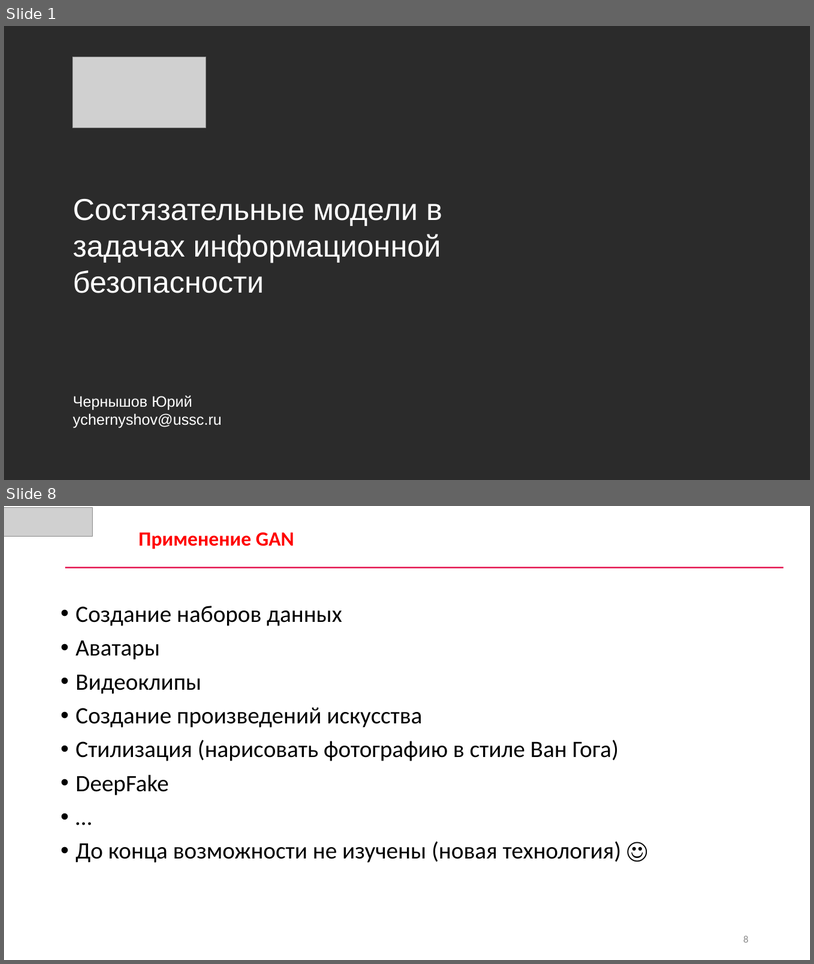
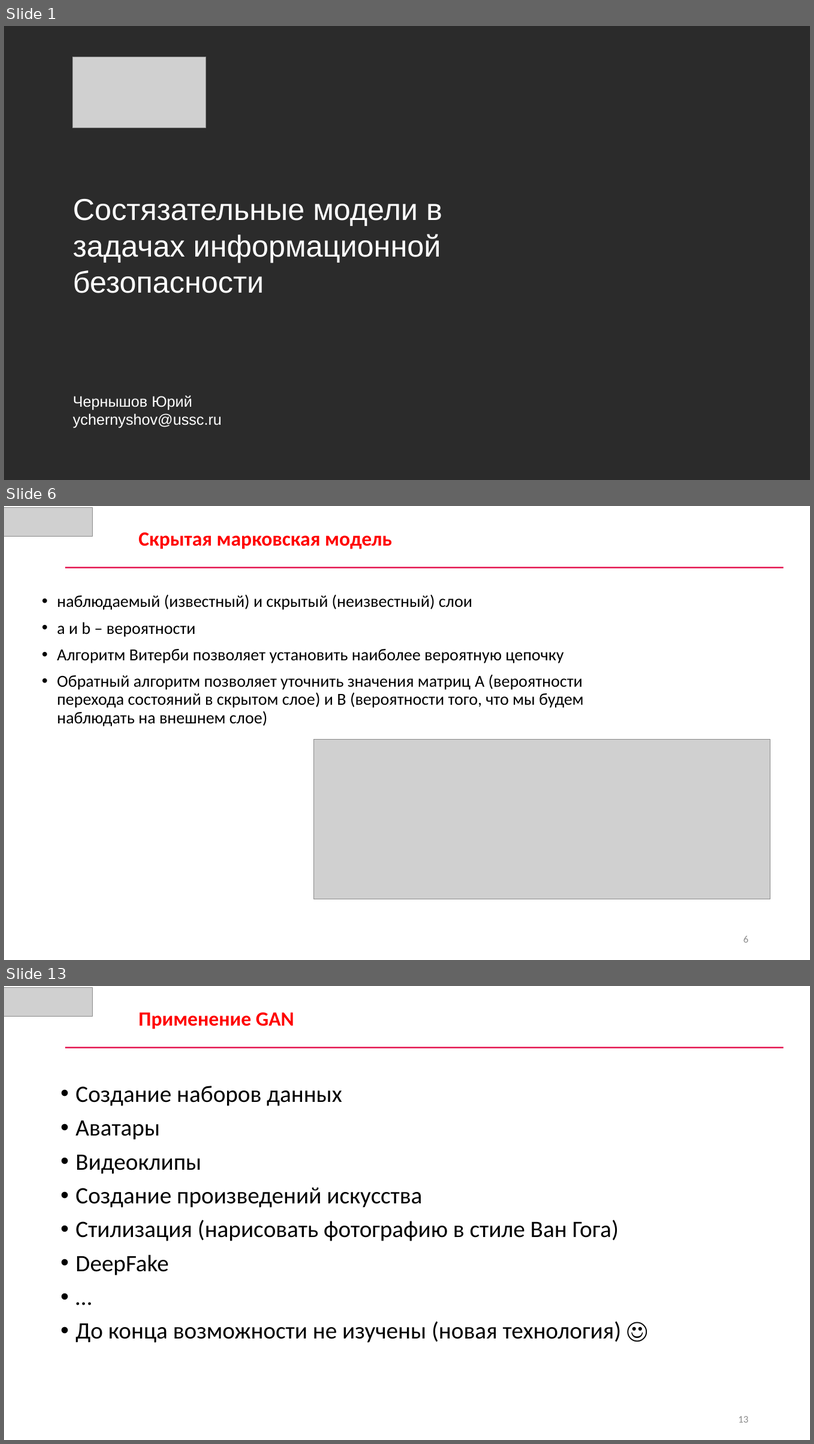
Before and after one commit to CyberLympha/AI-for-IS-Course, a slide deck: Лекции/Состязательные модели в ИБ.pptx. Shown one above the other, each under a label of ours: slides 1 and 8 before the commit, slides 1, 6 and 13 after it; the slides between them are not shown. The pictures are 814x964 and 814x1444 pixels, drawn with LibreOffice and Linux fonts; fonts in the diff are those of the drawing; grey boxes stand for pictures; background and template pictures are left out; a plain dark background stands for a picture behind light text. Boxes give left, top, right and bottom in pixels: in the first picture for what was removed or moved away, otherwise in the second. Text is boxed around its words. In the diff, an @@ line names an element or a change of style, - is before the commit and + after.

```diff
--- a/Лекции/Состязательные модели в ИБ.pptx
+++ b/Лекции/Состязательные модели в ИБ.pptx
@@ slide 6 added at [4,506,810,960], background #FFFFFF @@
@@ picture added at [4,508,93,537] @@
@@ text added at [138,532,392,549], 24 pt, text #FF0000, bold @@
+Скрытая марковская модель
@@ rectangle added at [65,567,784,568], fill #E20443 @@
@@ text added at [57,594,584,726], 20 pt, text #000000 @@
+• наблюдаемый (известный) и скрытый (неизвестный) слои
+• a и b – вероятности
+• Алгоритм Витерби позволяет установить наиболее вероятную цепочку
+• Обратный алгоритм позволяет уточнить значения матриц A (вероятности перехода состояний в скрытом слое) и B (вероятности того, что мы будем наблюдать на внешнем слое)
@@ picture added at [314,739,771,898] @@
@@ page number added at [744,936,749,942], 12 pt, text #8C8C8C @@
+6
@@ what was slide 8 is now slide 13 @@
@@ page number at [738,1416,749,1422]: text changed @@
-8
+13
```
Also in this commit, not shown: 7 slides changed, 5 other slides added, 12 slides removed, 5 other files.
